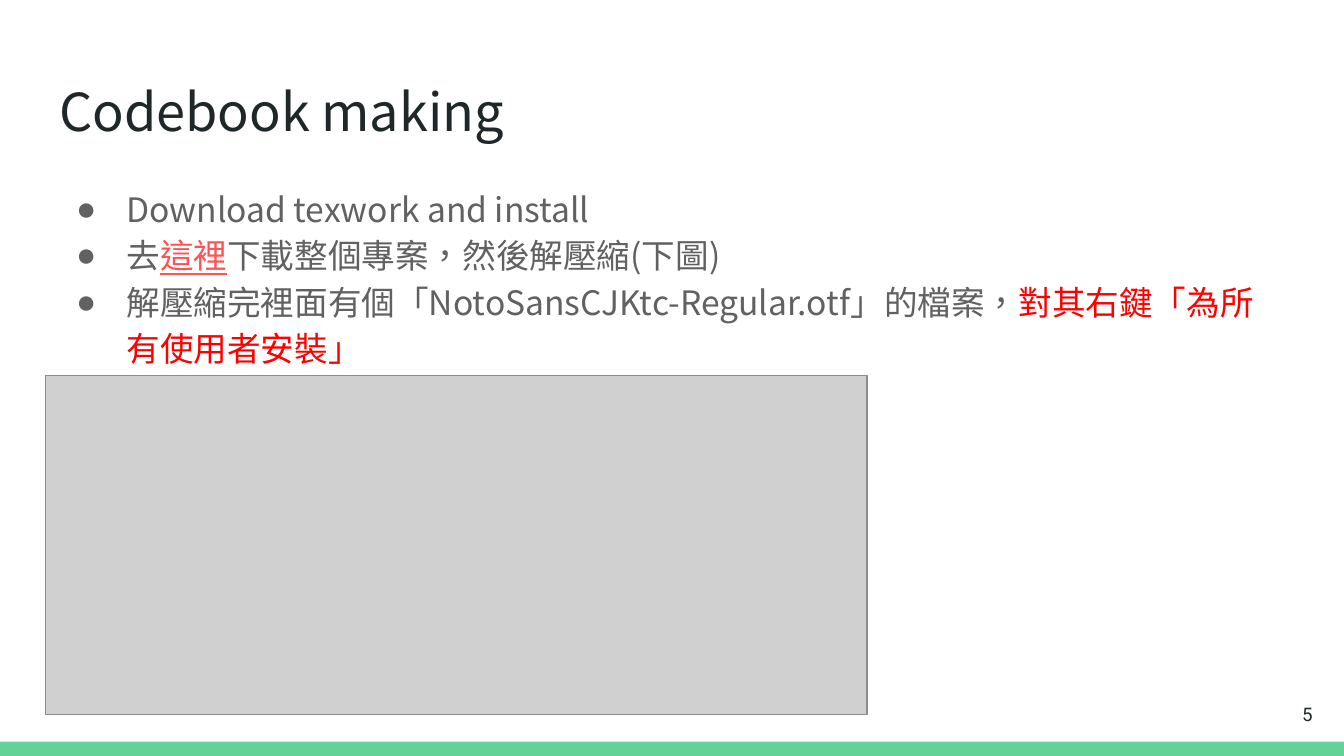
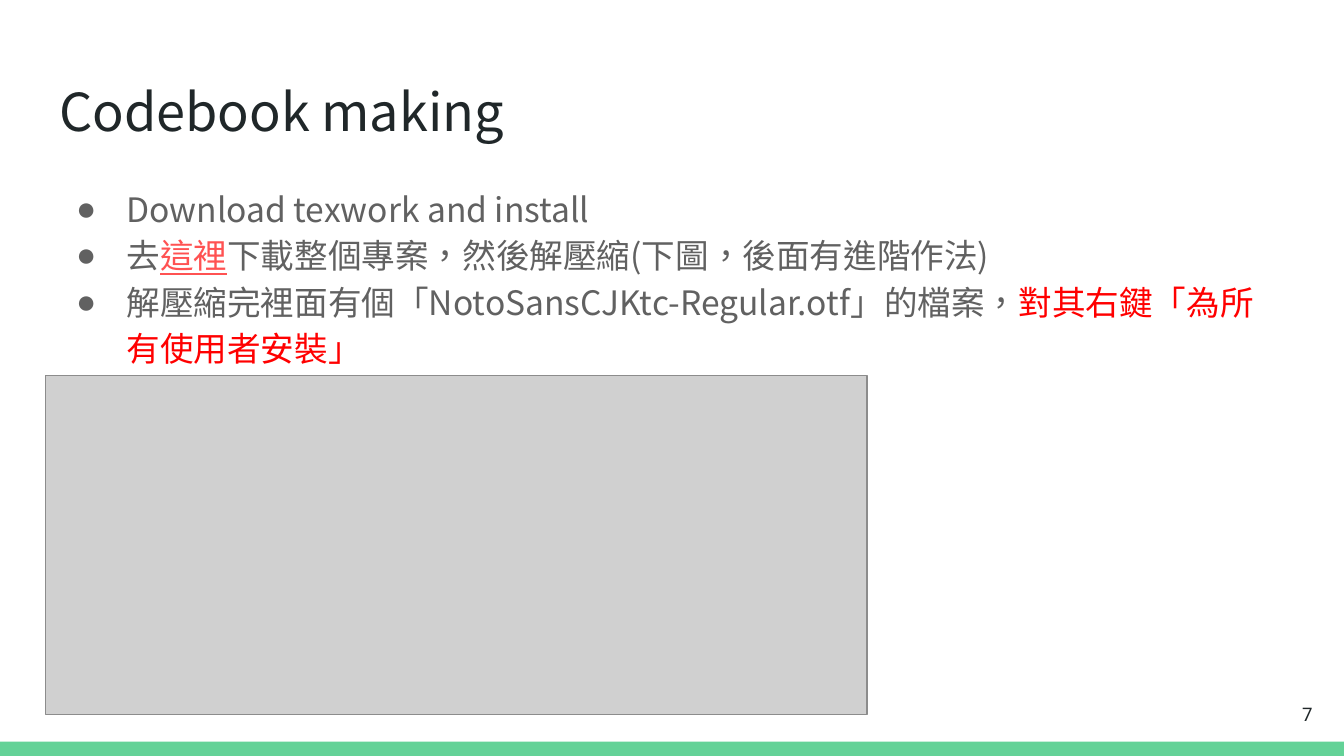
Before and after one commit to huskyhello/NTPU_codebook, a slide deck: slide 7 of codebook_tutorial.pptx (slide 5 before the commit). Drawn at 1344x756 pixels with LibreOffice and Linux fonts; fonts in the diff are those of the drawing; grey boxes stand for pictures. Boxes give left, top, right and bottom in pixels: in the first picture for what was removed or moved away, otherwise in the second. Text is boxed around its words. In the diff, an @@ line names an element or a change of style, - is before the commit and + after.

```diff
--- a/codebook_tutorial.pptx
+++ b/codebook_tutorial.pptx
@@ text at (126,239,989,275): text changed @@
-● 去這裡下載整個專案，然後解壓縮(下圖)
+● 去這裡下載整個專案，然後解壓縮(下圖，後面有進階作法)
@@ page number at (1302,707,1312,721): text changed @@
-5
+7
```
Also in this commit, not shown: 10 other slides changed, 3 slides added, 7 other files.
